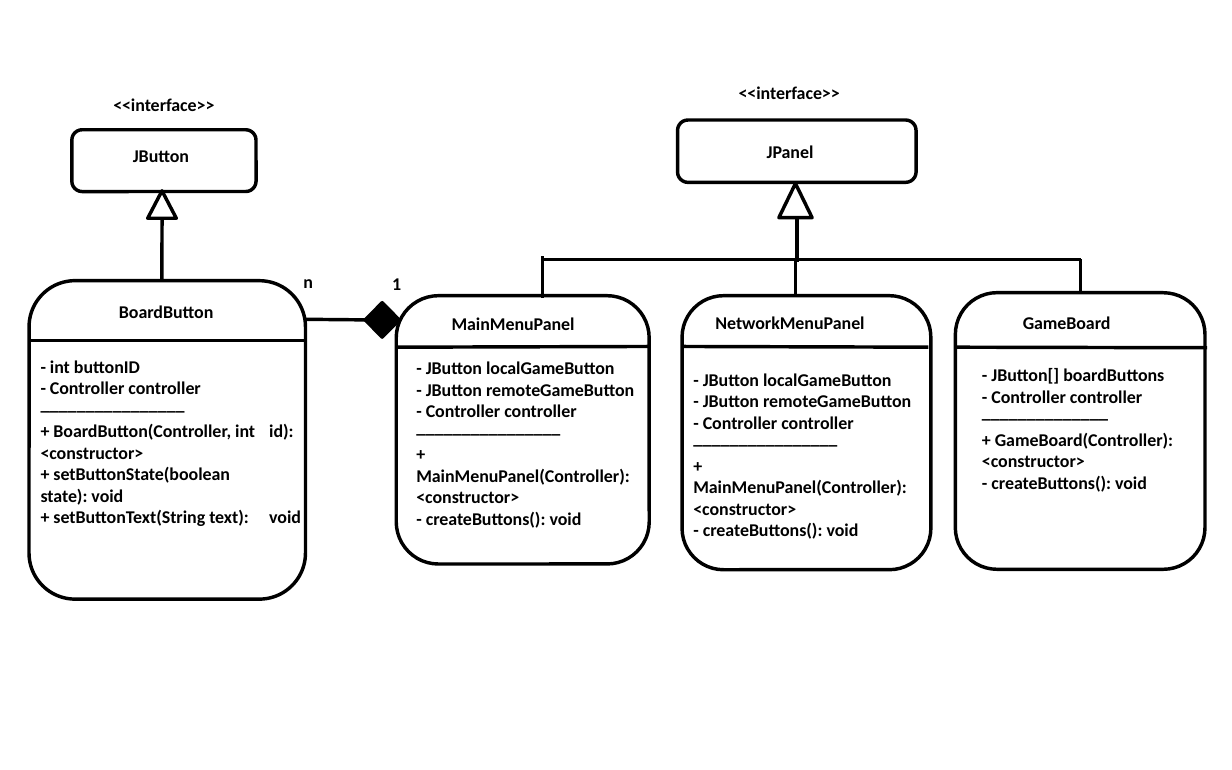
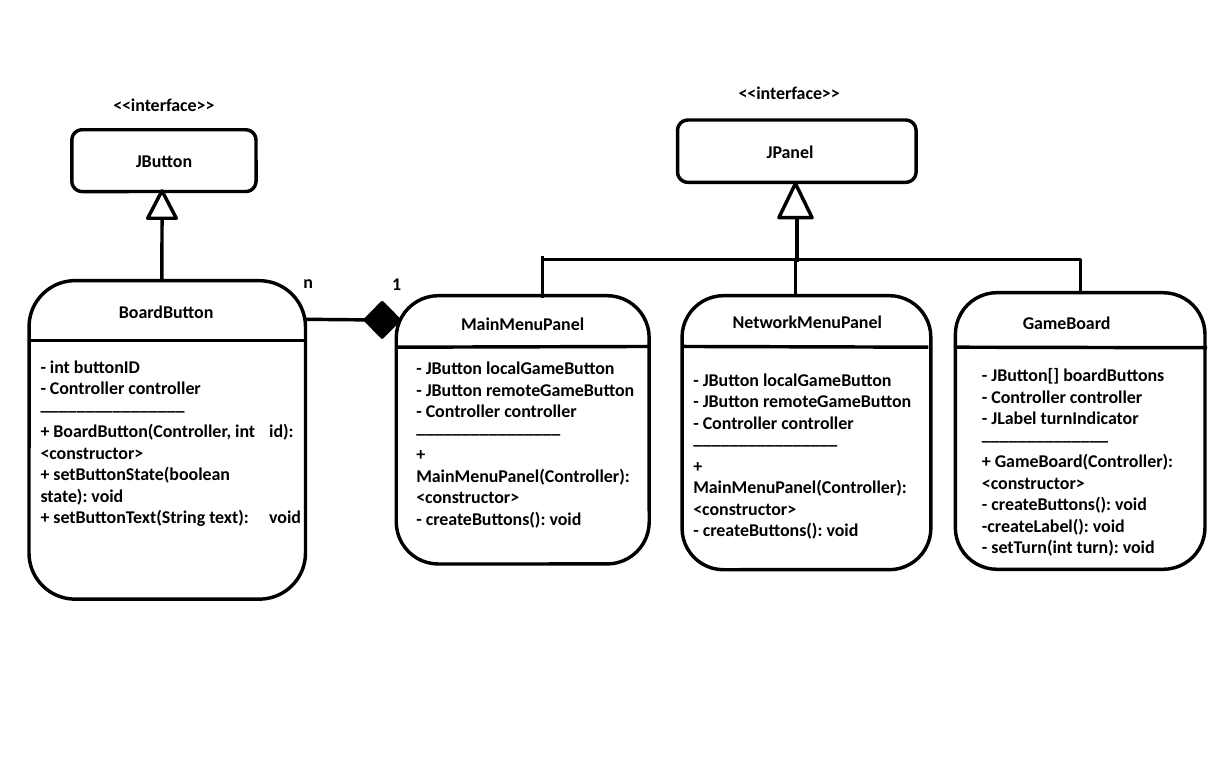
Before and after one commit to aemreunal/CS320-Project1-TicTacToe, a slide deck: slide 1 of Class UML diagrams/GUI.pptx. Drawn at 1232x770 pixels with LibreOffice and Linux fonts; fonts in the diff are those of the drawing. Boxes give left, top, right and bottom in pixels: in the first picture for what was removed or moved away, otherwise in the second. Text is boxed around its words. In the diff, an @@ line names an element or a change of style, - is before the commit and + after.

Commit message:
Update GUI class diagrams

```diff
--- a/Class UML diagrams/GUI.pptx
+++ b/Class UML diagrams/GUI.pptx
@@ text "JButton": place and size @@
-text "JButton" at bbox=[133, 150, 189, 162]
+text "JButton" at bbox=[136, 155, 192, 167]
@@ text "MainMenuPanel": place and size @@
-text "MainMenuPanel" at bbox=[452, 317, 575, 330]
+text "MainMenuPanel" at bbox=[461, 317, 584, 330]
@@ text "NetworkMenuPanel": place and size @@
-text "NetworkMenuPanel" at bbox=[715, 316, 864, 329]
+text "NetworkMenuPanel" at bbox=[733, 315, 882, 328]
@@ text at bbox=[991, 411, 1139, 424]: paragraph added @@
+- JLabel turnIndicator
@@ text at bbox=[982, 497, 1155, 556]: text changed @@
-- createButtons(): void
+- createButtons(): void
+-createLabel(): void
+- setTurn(int turn): void
```
